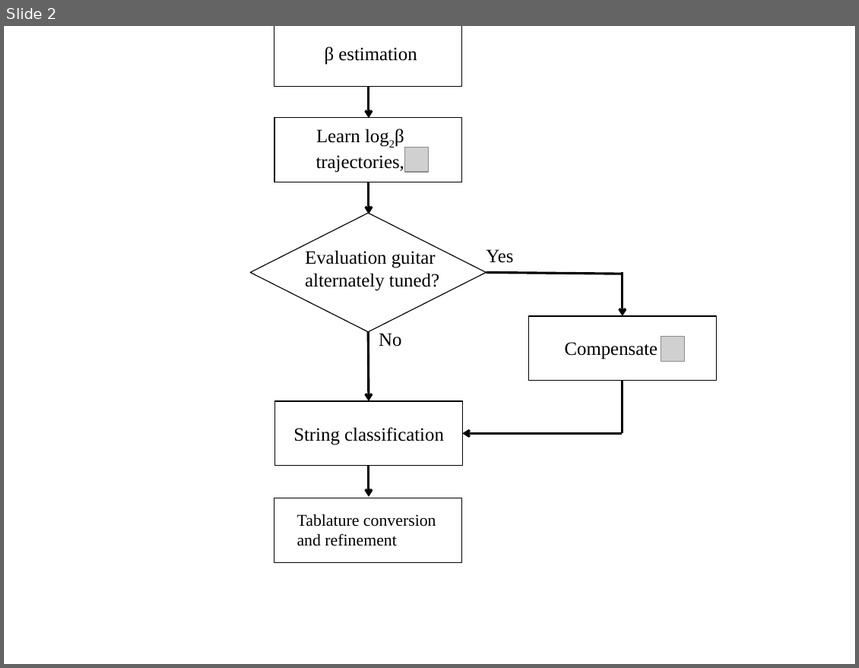
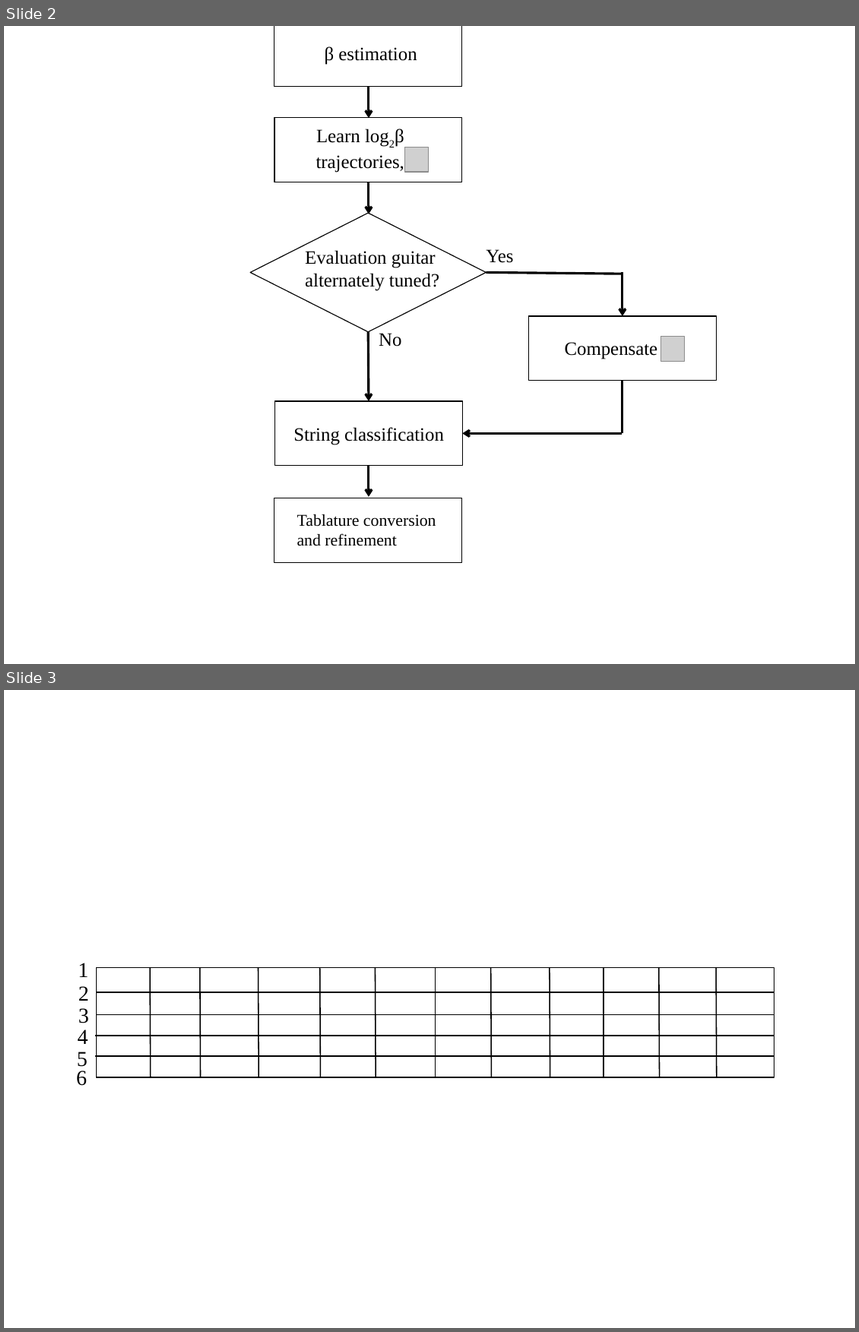
Before and after one commit to jmichel3/ms-thesis, a slide deck: final/flowchart.pptx. Shown one above the other, each under a label of ours: slide 2 before the commit, slides 2 and 3 after it. The pictures are 859x668 and 859x1332 pixels, drawn with LibreOffice and Linux fonts; fonts in the diff are those of the drawing; grey boxes stand for pictures; background and template pictures are left out. Boxes give left, top, right and bottom in pixels: in the first picture for what was removed or moved away, otherwise in the second. Text is boxed around its words. In the diff, an @@ line names an element or a change of style, - is before the commit and + after.

```diff
--- a/final/flowchart.pptx
+++ b/final/flowchart.pptx
@@ slide 3 added at (x1=4, y1=690, x2=855, y2=1328), background #FFFFFF @@
@@ text added at (x1=78, y1=963, x2=88, y2=977), 18 pt, text #000000 @@
+1
@@ rectangle added at (x1=96, y1=968, x2=775, y2=1078), outline #000000 0.75 pt @@
@@ line added from (151, 1078) to (150, 968), #000000 1 pt @@
@@ line added from (201, 1078) to (200, 968), #000000 1 pt @@
@@ line added from (259, 1078) to (259, 968), #000000 1 pt @@
@@ line added from (321, 1078) to (320, 968), #000000 1 pt @@
@@ line added from (376, 1078) to (375, 968), #000000 1 pt @@
@@ line added from (436, 1078) to (436, 968), #000000 1 pt @@
@@ line added from (492, 1078) to (491, 968), #000000 1 pt @@
@@ line added from (550, 1078) to (550, 968), #000000 1 pt @@
@@ line added from (603, 1078) to (603, 968), #000000 1 pt @@
@@ line added from (659, 1078) to (659, 968), #000000 1 pt @@
@@ line added from (716, 1078) to (716, 968), #000000 1 pt @@
@@ text added at (x1=78, y1=1008, x2=89, y2=1024), 18 pt, text #000000 @@
+3
@@ text added at (x1=78, y1=986, x2=89, y2=1001), 18 pt, text #000000 @@
+2
@@ line added from (96, 992) to (775, 992), #000000 1 pt @@
@@ text added at (x1=78, y1=1030, x2=88, y2=1044), 18 pt, text #000000 @@
+4
@@ line added from (96, 1015) to (775, 1015), #000000 1 pt @@
@@ text added at (x1=77, y1=1052, x2=88, y2=1067), 18 pt, text #000000 @@
+5
@@ line added from (96, 1036) to (773, 1036), #000000 1 pt @@
@@ text added at (x1=76, y1=1071, x2=87, y2=1086), 18 pt, text #000000 @@
+6
@@ line added from (96, 1056) to (773, 1056), #000000 1 pt @@
```
Also in this commit, not shown: 16 other files.
